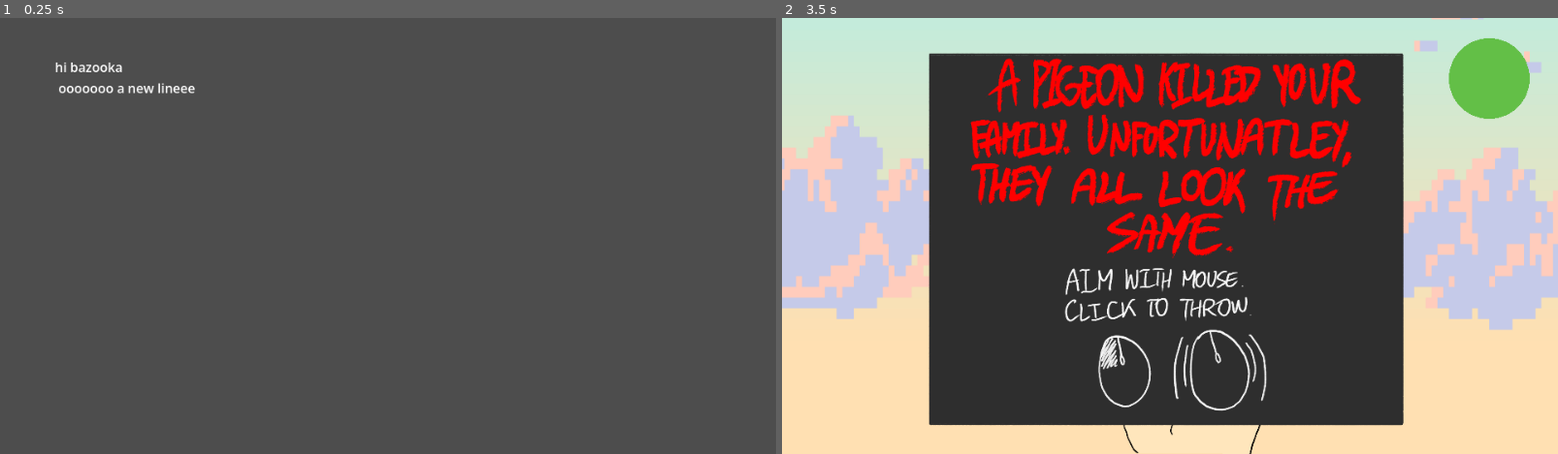
Above: before the commit, frames 1-2 (left to right).
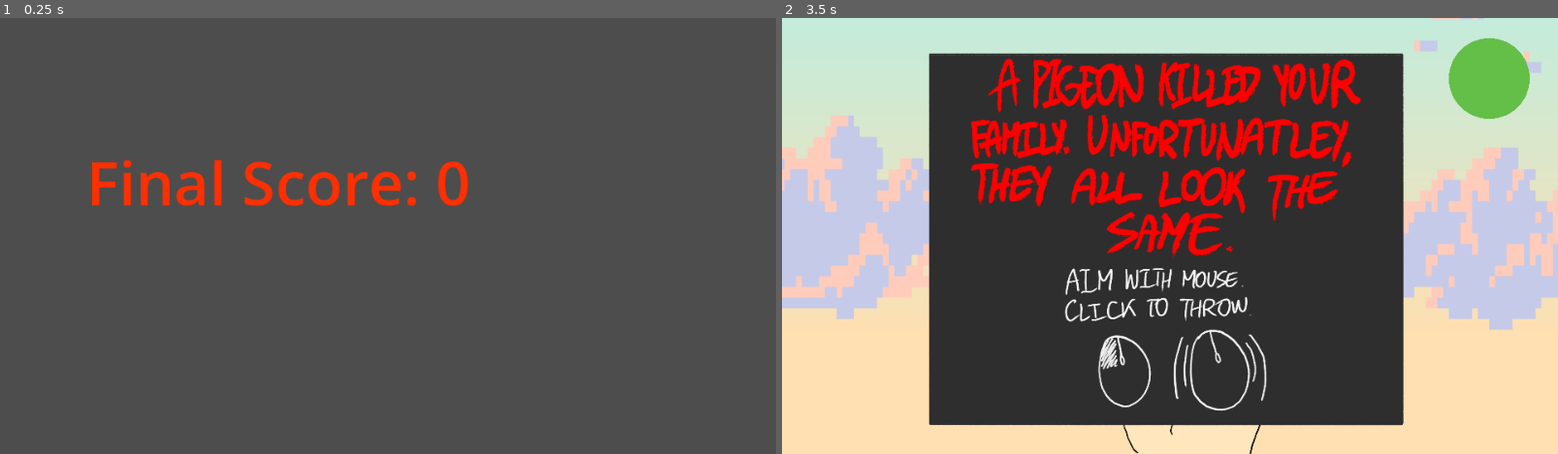
Above: after the commit, the same moments.

Repository: terebigeemu/utsjam
Game: Godot game, scene res://end.tscn
Same seed, same stepped clock (60 frames per second), same inputs: the game is played once before the commit and once after it. This scene is started directly instead of the project's main scene. Sound files missing from this copy of the repository are replaced by a short silence.
Inputs (mouse positions are in pixels of both pictures, inside the frame that each line leads up to):
- Up to frame 1 (0.25 s): no input
- Up to frame 2 (3.5 s): tap Enter at 0.5, 2 s; move the mouse to (1340, 214) at 0.52 s; click (1340, 214) at 0.6 s; tap Space at 1.25, 2.75 s; move the mouse to (1014, 257) at 1.27 s; click (1014, 257) at 1.35 s; move the mouse to (1247, 140) at 2.02 s; click (1247, 140) at 2.1 s; move the mouse to (1131, 323) at 2.77 s; click (1131, 323) at 2.85 s

The runs differ from the first frame. In frame 1, 2.1% of the frame differs, in the area x 7-61%, y 10-44%; in frame 2, nothing differs.

Commit message:
End Screen

Diff:
--- a/end.tscn
+++ b/end.tscn
@@ -13,16 +13,12 @@
 
 [node name="PlayAgainBtn" type="Button" parent="." unique_id=1048817140]
 modulate = Color(1, 1, 1, 0)
-offset_left = 253.0
-offset_top = 376.0
-offset_right = 962.0
-offset_bottom = 602.0
-
-[node name="ScoreBoard" type="Label" parent="." unique_id=354580767]
-offset_left = 68.0
-offset_top = 49.0
-offset_right = 406.0
-offset_bottom = 214.0
+offset_left = 121.0
+offset_top = 304.0
+offset_right = 830.0
+offset_bottom = 530.0
+text = "Play Again
+"
 
 [node name="ButtonClick" type="AudioStreamPlayer" parent="." unique_id=445194800]
 stream = ExtResource("3_lt2ag")
@@ -31,4 +27,12 @@
 stream = ExtResource("4_75yvt")
 autoplay = true
 
+[node name="Score" type="Label" parent="." unique_id=929241994]
+offset_left = 107.0
+offset_top = 151.0
+offset_right = 244.3913
+offset_bottom = 254.0
+theme_override_colors/font_color = Color(1, 0.18431373, 0, 1)
+theme_override_font_sizes/font_size = 75
+
 [connection signal="pressed" from="PlayAgainBtn" to="." method="_on_play_again_btn_pressed"]
--- a/main.tscn
+++ b/main.tscn
@@ -90,7 +90,7 @@
 "duration": 1.0,
 "texture": ExtResource("15_facbu")
 }],
-"loop": 0,
+"loop": false,
 "name": &"default",
 "speed": 10.0
 }]
@@ -131,7 +131,7 @@
 "duration": 1.0,
 "texture": ExtResource("26_wnkbs")
 }],
-"loop": 0,
+"loop": false,
 "name": &"default",
 "speed": 10.0
 }]
--- a/project.godot
+++ b/project.godot
@@ -12,7 +12,7 @@
 
 config/name="utsjam"
 run/main_scene="uid://bp5n2hn8cepcm"
-config/features=PackedStringArray("4.7", "GL Compatibility")
+config/features=PackedStringArray("4.6", "GL Compatibility")
 config/icon="res://icon.svg"
 
 [autoload]
--- /dev/null
+++ b/score_board.gd
@@ -0,0 +1,6 @@
+extends Label
+
+
+# Called when the node enters the scene tree for the first time.
+func _ready() -> void:
+	self.text = "Final Score: " + str(Globals.score)
--- a/scripts/endScreen.gd
+++ b/scripts/endScreen.gd
@@ -1,6 +1,6 @@
 extends Node2D
 
-@onready var scoreBoard = $ScoreBoard
+@onready var score = $Score
 @onready var playAgain = $PlayAgainBtn
 @onready var buttonAudio = $ButtonClick
 @onready var backgroundAudio = $BackgroundMusic
@@ -12,7 +12,7 @@
 func _ready() -> void:
 	#To implement top scores
 	#scoreBoard.text = scores.topFiveScores()
-	scoreBoard.text = "hi bazooka\n ooooooo a new lineee"
+	score.text = "Final Score: " + str(Globals.score)
 
 
 # Called every frame. 'delta' is the elapsed time since the previous frame.
Not shown, added: score_board.gd.uid
